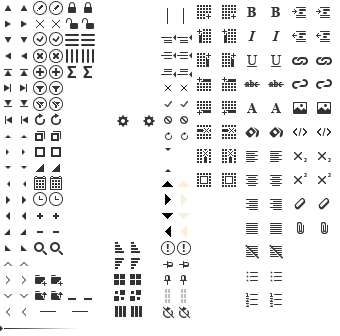
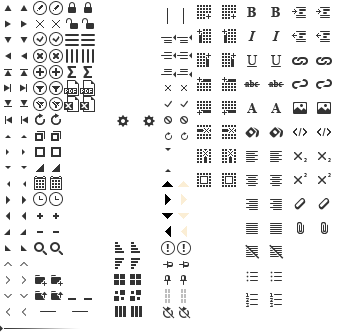
Revision of a layered w=340, h=336 image; what changed, layer by layer:
added group "Export" with 4 layers above "Sum" over (64, 80, 95, 112)
added layer "excel hover" in group "Export" over (80, 96, 95, 112)
added layer "excel" in group "Export" over (64, 96, 79, 112)
added layer "pdf hover" in group "Export" over (80, 80, 95, 96)
added layer "pdf" in group "Export" over (64, 80, 79, 96)
